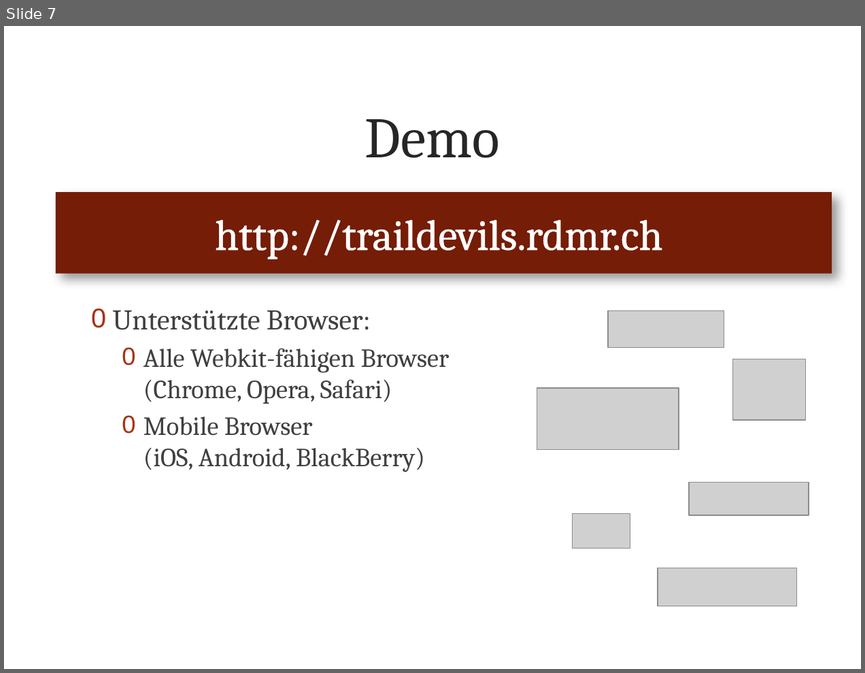
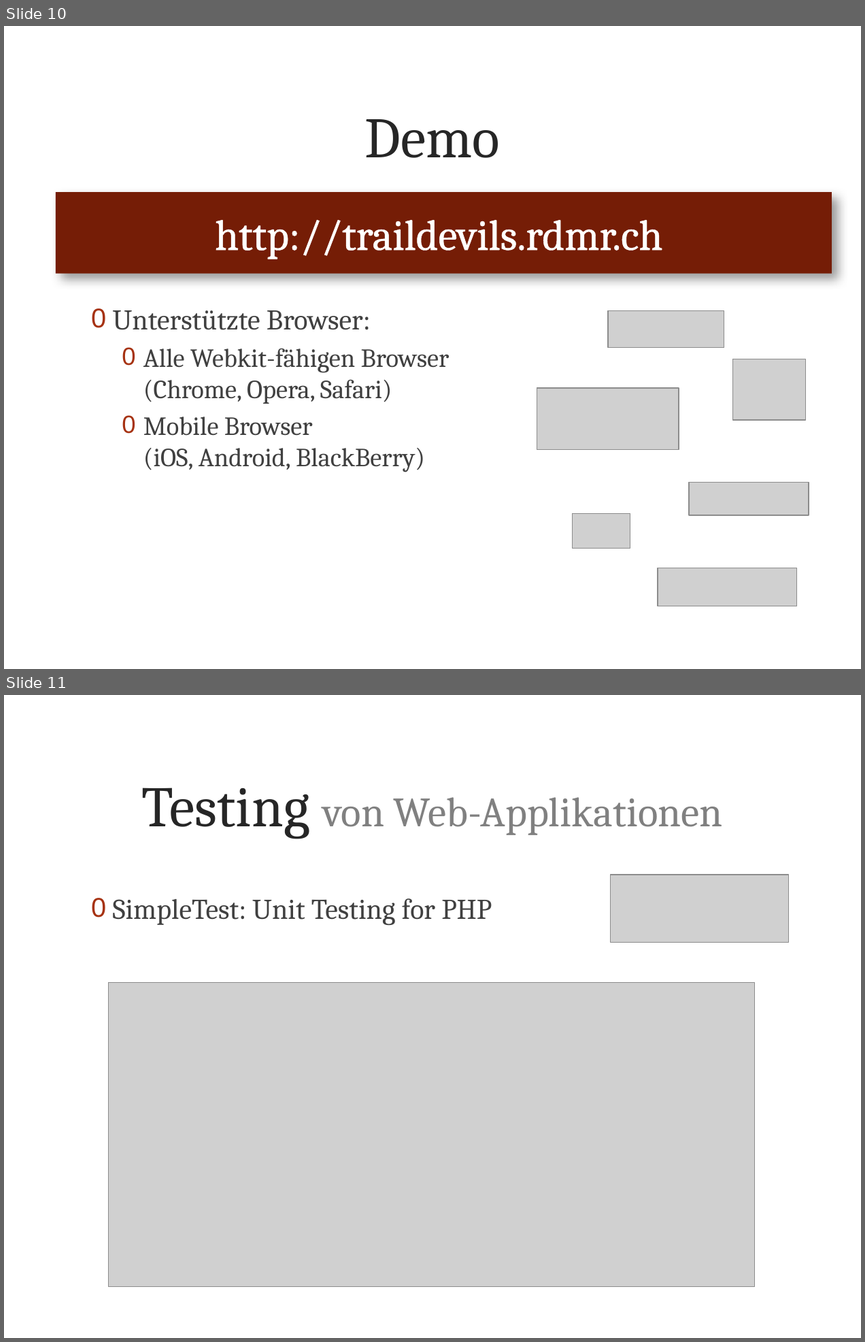
Before and after one commit to metaodi/TrailDevilsXPl-2, a slide deck: _DOCUMENTATION/Presentation/Praesentation-Traildevils-XPl2.pptx. Shown one above the other, each under a label of ours: slide 7 before the commit, slides 10 and 11 after it. The pictures are 865x673 and 865x1342 pixels, drawn with LibreOffice and Linux fonts; fonts in the diff are those of the drawing; grey boxes stand for pictures; background and template pictures are left out. Boxes give left, top, right and bottom in pixels: in the first picture for what was removed or moved away, otherwise in the second. Text is boxed around its words. In the diff, an @@ line names an element or a change of style, - is before the commit and + after.

```diff
--- a/_DOCUMENTATION/Presentation/Praesentation-Traildevils-XPl2.pptx
+++ b/_DOCUMENTATION/Presentation/Praesentation-Traildevils-XPl2.pptx
@@ slide 11 added at [4, 695, 861, 1338], background picture (left out) @@
@@ title added at [142, 787, 723, 838], 35 pt, text #808080 @@
+Testing von Web-Applikationen
@@ picture added at [611, 875, 789, 943] @@
@@ text added at [113, 898, 492, 925], 24 pt, text #404040 @@
+0 SimpleTest: Unit Testing for PHP
@@ picture added at [109, 983, 755, 1286] @@
@@ what was slide 7 is now slide 10 @@
```
Also in this commit, not shown: 7 slides changed, 6 other slides added, 2 other files.
